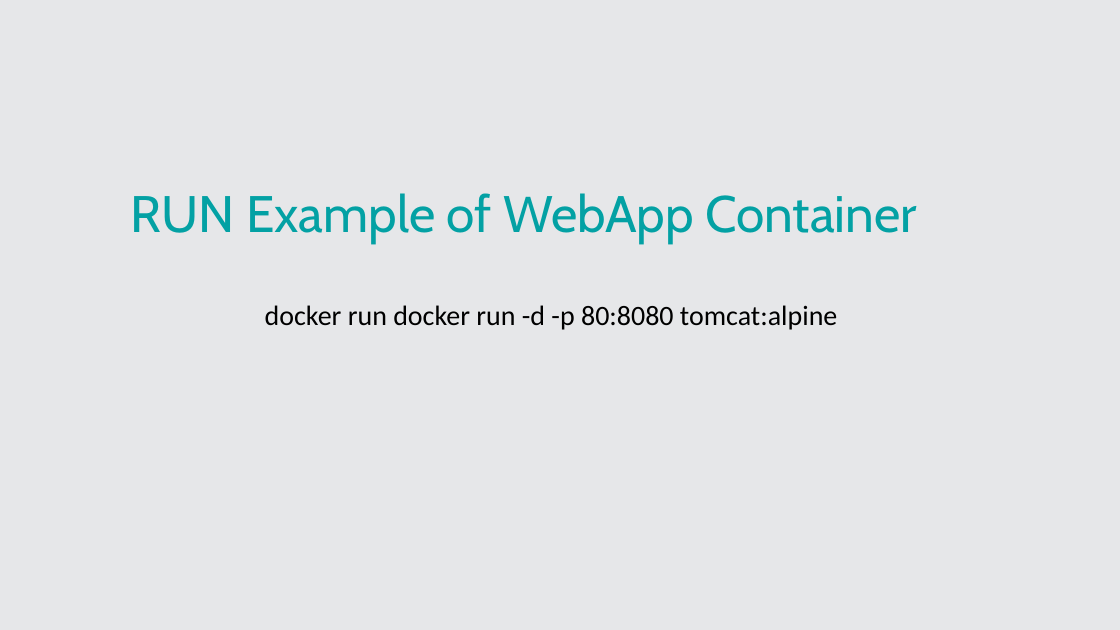
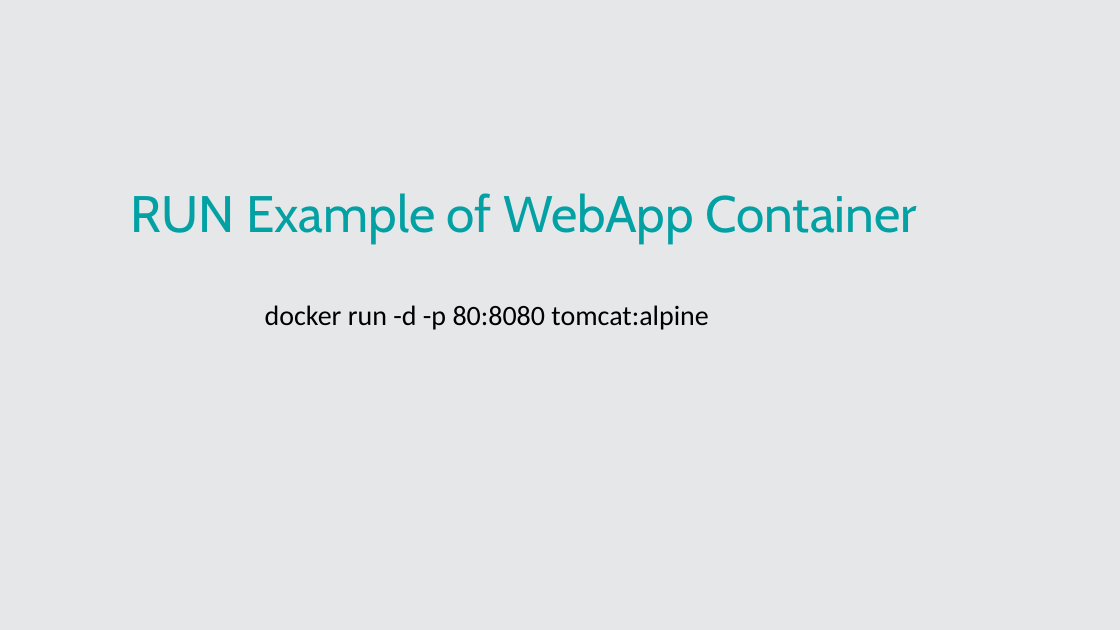
Before and after one commit to Zouhairzed/Docker-Course, a slide deck: slide 15 of Slide Docker Z.pptx. Drawn at 1120x630 pixels with LibreOffice and Linux fonts; fonts in the diff are those of the drawing. Boxes give left, top, right and bottom in pixels: in the first picture for what was removed or moved away, otherwise in the second. Text is boxed around its words. In the diff, an @@ line names an element or a change of style, - is before the commit and + after.

```diff
--- a/Slide Docker Z.pptx
+++ b/Slide Docker Z.pptx
@@ text at [265, 305, 708, 330]: text changed @@
-docker run docker run -d -p 80:8080 tomcat:alpine
+docker run -d -p 80:8080 tomcat:alpine
```
Also in this commit, not shown: 7 other slides changed, 1 other file.
